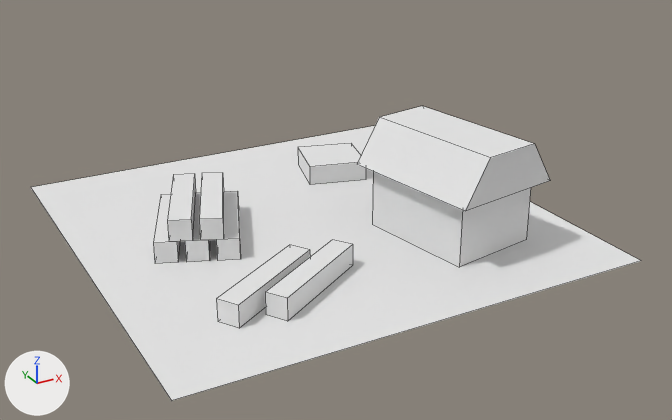
Renders of the OBJ model Assets/Assets/Lumberyard/model.obj from each side of a commit.
Before and after are seen from a camera (50 mm lens) standing at (-3.44, -6.74, 3.42) and looking at (0.08, -0.35, 0.22). The axes (+X, +Y, +Z) are drawn at lower left. The lights are the same throughout. Mesh edges are drawn as thin lines. Where no turn or scale is listed for an object, it has been applied to the vertices. Vertices at the same position are counted once.
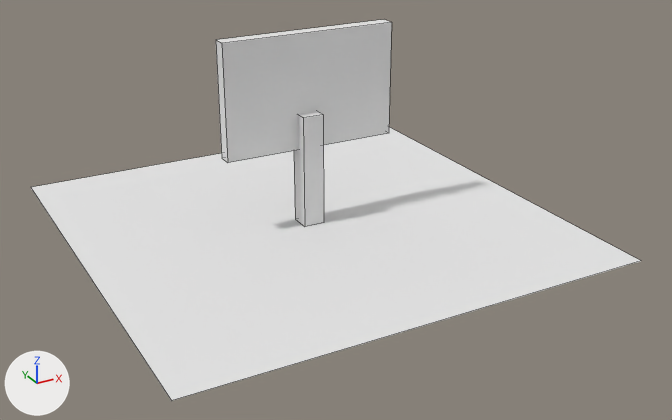
What the commit changed:
me_cube_001 has 8 vertices, 6 faces and spans x 0.45..1.435, y -1.38..-0.192, z 0.0..0.625.
me_cube_001 is used by ob_cube_001; location (0.0, 0.0, 0.0).
Part 1, on me_cube_001:
Vertex 0 of me_cube_001 moves from (1.435, -1.239, 0.625) to (0.094, -0.094, 1.0) at pixel (323, 114).
Vertex 1 of me_cube_001 moves from (1.25, -0.192, 0.625) to (0.094, 0.094, 1.0).
Vertex 2 of me_cube_001 moves from (1.435, -1.239, 0.0) at pixel (526, 239) to (0.094, -0.094, 0.0) at pixel (323, 222).
Vertex 3 of me_cube_001 moves from (1.25, -0.192, 0.0) to (0.094, 0.094, 0.0).
Vertex 4 of me_cube_001 moves from (0.45, -0.333, 0.625) to (-0.094, 0.094, 1.0).
Vertex 5 of me_cube_001 moves from (0.635, -1.38, 0.625) to (-0.094, -0.094, 1.0) at pixel (303, 117).
Vertex 6 of me_cube_001 moves from (0.45, -0.333, 0.0) at pixel (372, 224) to (-0.094, 0.094, 0.0) at pixel (295, 219).
Vertex 7 of me_cube_001 moves from (0.635, -1.38, 0.0) at pixel (459, 267) to (-0.094, -0.094, 0.0) at pixel (304, 226).
me_cube_002 has 8 vertices, 6 faces and spans x -1.477..-0.921, y -0.215..0.781, z 0.0..0.188.
me_cube_002 is used by ob_cube_002; location (0.0, 0.0, 0.0).
Part 2, on me_cube_002:
Vertex 0 of me_cube_002 moves from (-1.304, -0.215, 0.188) at pixel (176, 241) to (0.812, 0.0, 1.688) at pixel (391, 22).
Vertex 1 of me_cube_002 moves from (-0.921, 0.709, 0.187) to (0.812, 0.125, 1.688) at pixel (384, 19).
Vertex 2 of me_cube_002 moves from (-1.304, -0.215, 0.0) at pixel (178, 262) to (0.812, 0.0, 0.688) at pixel (388, 133).
Vertex 3 of me_cube_002 moves from (-0.921, 0.709, 0.0) to (0.812, 0.125, 0.688).
Vertex 4 of me_cube_002 moves from (-1.094, 0.781, 0.187) at pixel (160, 194) to (-0.75, 0.125, 1.688) at pixel (215, 39).
Vertex 5 of me_cube_002 moves from (-1.477, -0.143, 0.188) at pixel (153, 242) to (-0.75, 0.0, 1.688) at pixel (221, 43).
Vertex 6 of me_cube_002 moves from (-1.094, 0.781, 0.0) to (-0.75, 0.125, 0.688) at pixel (221, 158).
Vertex 7 of me_cube_002 moves from (-1.477, -0.143, 0.0) at pixel (154, 263) to (-0.75, 0.0, 0.688) at pixel (227, 162).
Object 'cube.003' (ob_cube_003) is deleted.
Object 'cube.004' (ob_cube_004) is deleted.
Object 'cube.005' (ob_cube_005) is deleted.
Object 'cube.006' (ob_cube_006) is deleted.
Object 'cube.007' (ob_cube_007) is deleted.
Object 'cube.008' (ob_cube_008) is deleted.
Object 'cube.009' (ob_cube_009) is deleted.
Object 'cube.010' (ob_cube_010) is deleted.

Boxes (x1, y1, x2, y2) around the edits, measured in the pictures (672 x 420 px):
'cube.002', reshaped (510% wider, 103% taller)
    before: (153, 194, 181, 264)
    after: (216, 20, 392, 163)
'cube.010', deleted
    before: (357, 106, 550, 211)
'cube.001', reshaped
    before: (372, 172, 531, 267)
    after: (294, 112, 324, 227)
'cube.007', deleted
    before: (265, 240, 353, 321)
'cube.008', deleted
    before: (216, 245, 310, 328)
'cube.009', deleted
    before: (298, 143, 366, 185)
'cube.006', deleted
    before: (167, 174, 196, 242)
'cube.005', deleted
    before: (199, 173, 224, 240)
'cube.004', deleted
    before: (216, 191, 240, 261)
'cube.003', deleted
    before: (185, 193, 210, 262)
